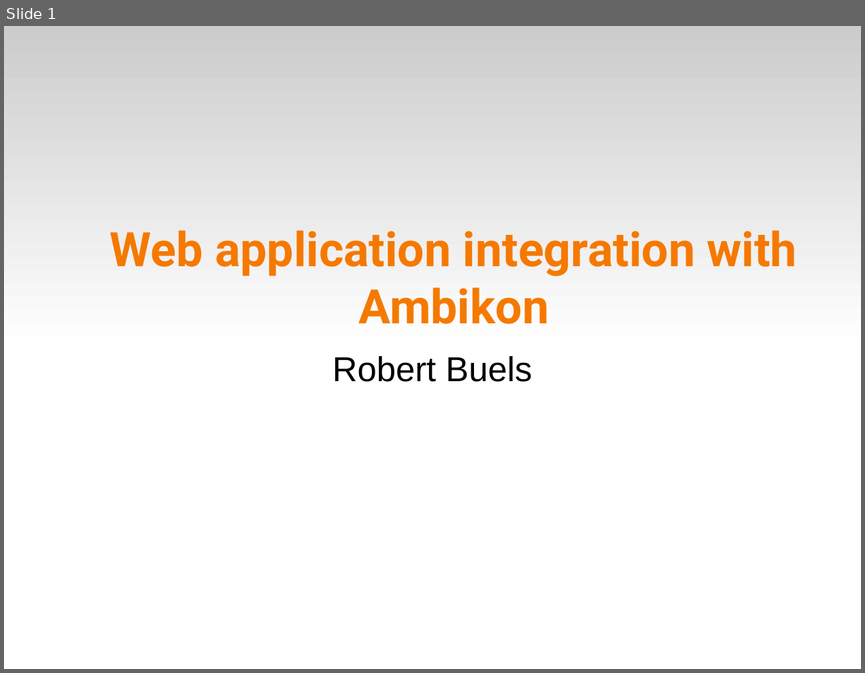
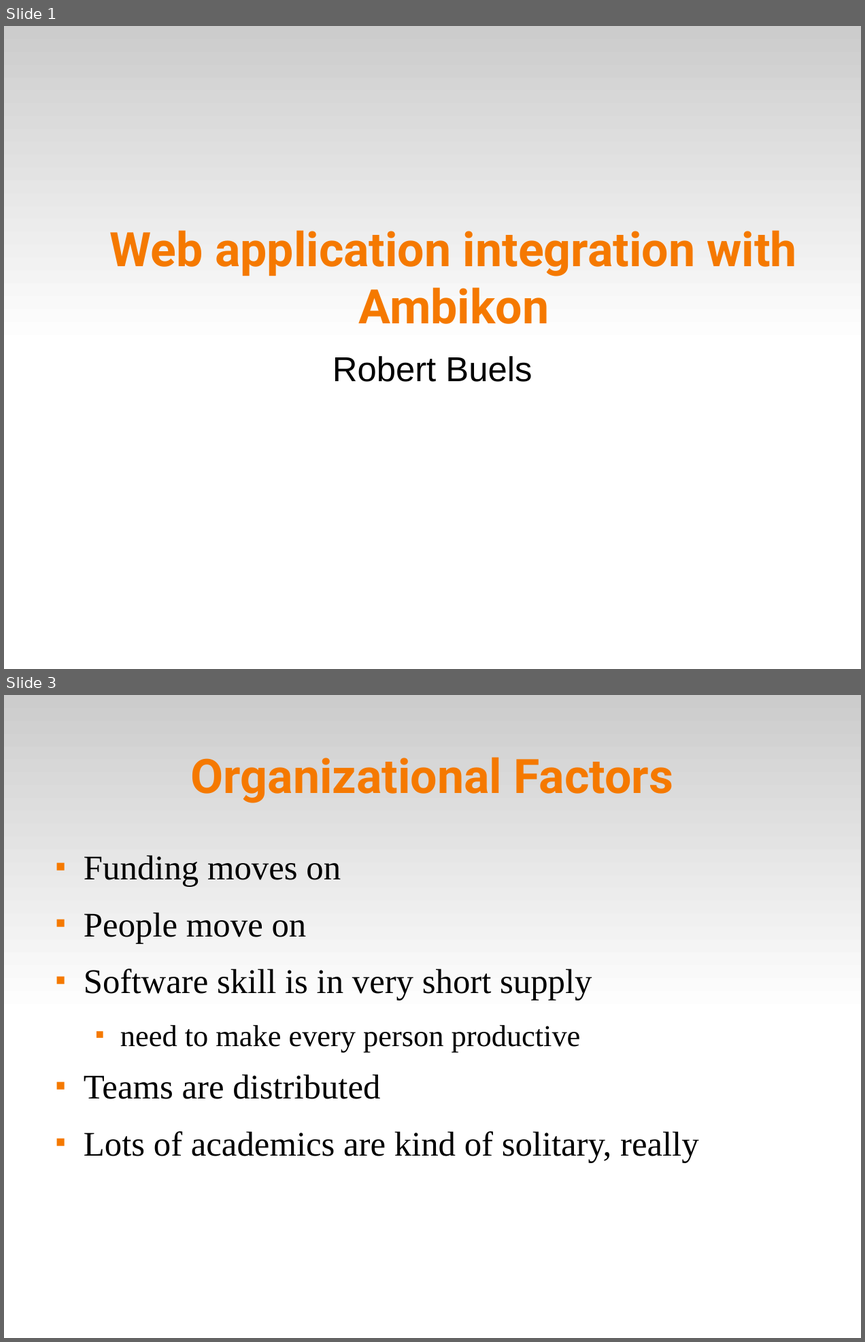
Before and after one commit to solgenomics/Ambikon, a slide deck: doc/presentations/ambikon_intro.odp. Shown one above the other, each under a label of ours: slide 1 before the commit, slides 1 and 3 after it; the slides between them are not shown. The pictures are 865x673 and 865x1342 pixels, drawn with LibreOffice and Linux fonts; fonts in the diff are those of the drawing. Boxes give left, top, right and bottom in pixels: in the first picture for what was removed or moved away, otherwise in the second. Text is boxed around its words. In the diff, an @@ line names an element or a change of style, - is before the commit and + after.

```diff
--- a/doc/presentations/ambikon_intro.odp
+++ b/doc/presentations/ambikon_intro.odp
@@ slide 3 added at (4, 695, 861, 1338), background #FFFFFF; not listed: 1 template element that a slide beside it also shows @@
@@ title added at (191, 757, 673, 803), 44 pt, text #F57900, bold @@
+Organizational Factors
@@ text added at (84, 855, 699, 1162), 32 pt, text #000000 @@
+■ Funding moves on
+■ People move on
+■ Software skill is in very short supply
+  ■ need to make every person productive
+■ Teams are distributed
+■ Lots of academics are kind of solitary, really
```
Also in this commit, not shown: 1 slide changed, 27 other slides added, 4 slides removed, 2 other files.
